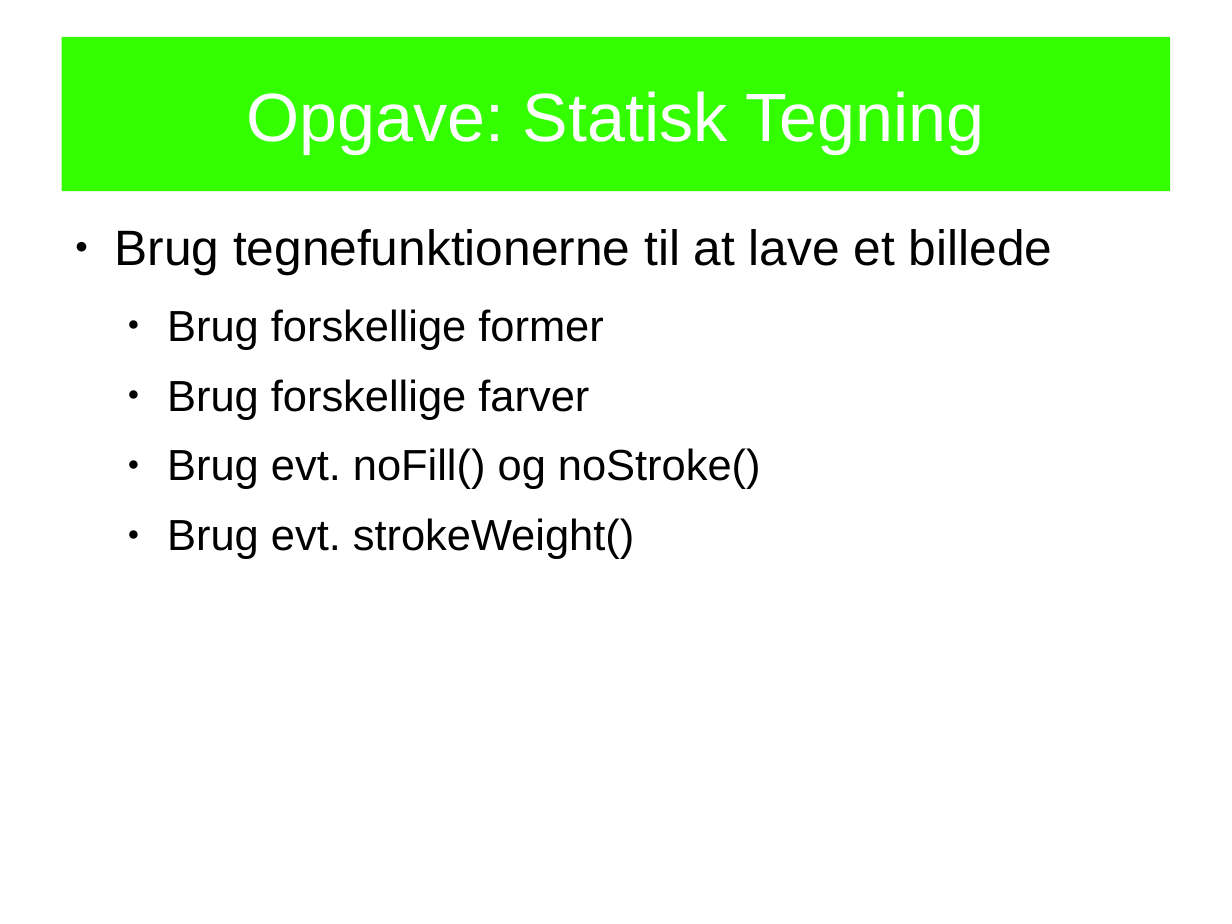
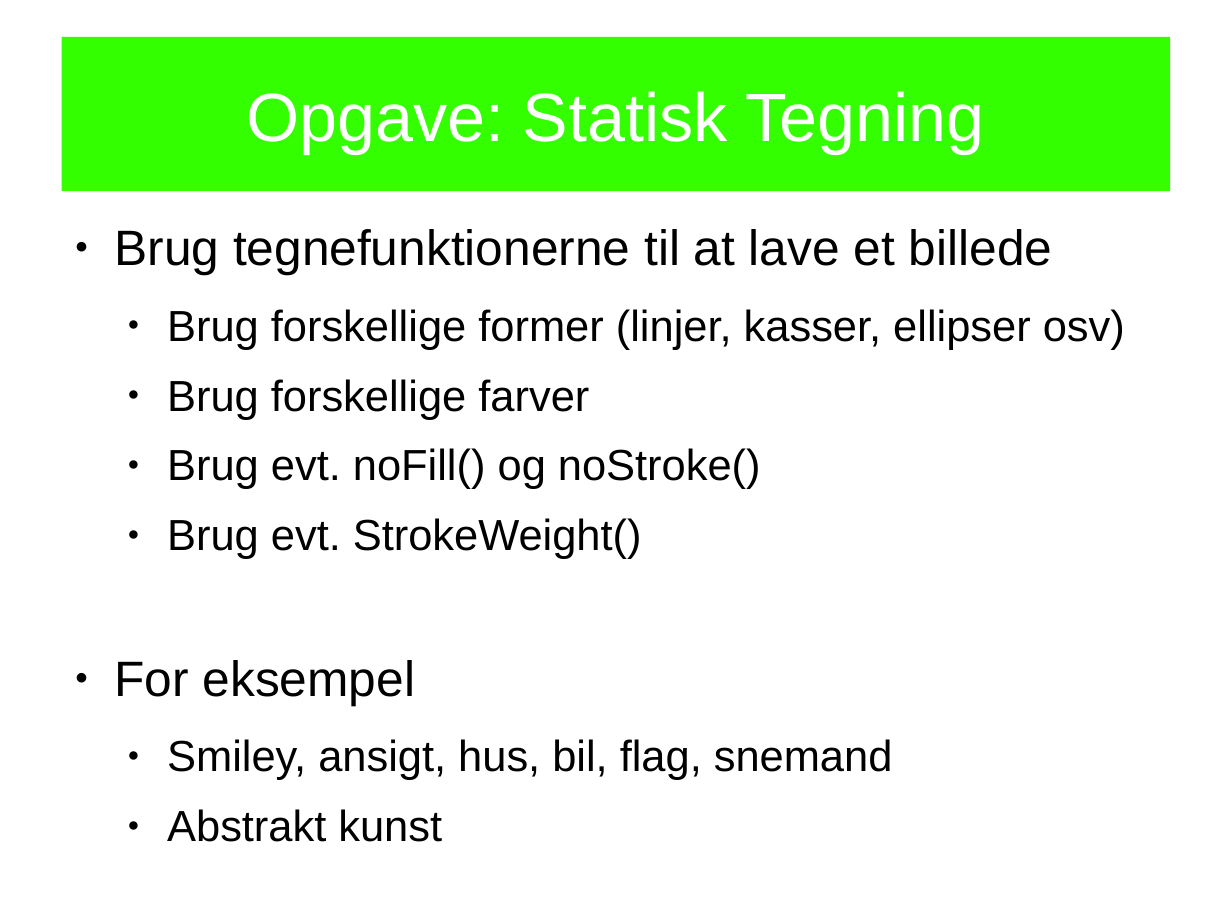
Before and after one commit to openspaceaarhus/Processing-workshops, a slide deck: slide 12 of slides/workshop1/workshop1.odp. Drawn at 1232x924 pixels with LibreOffice and Linux fonts; fonts in the diff are those of the drawing. Boxes give left, top, right and bottom in pixels: in the first picture for what was removed or moved away, otherwise in the second. Text is boxed around its words. In the diff, an @@ line names an element or a change of style, - is before the commit and + after.

```diff
--- a/slides/workshop1/workshop1.odp
+++ b/slides/workshop1/workshop1.odp
@@ text at [167,309,1125,350]: text changed @@
-  ● Brug forskellige former
+  ● Brug forskellige former (linjer, kasser, ellipser osv)
@@ text at [114,518,893,842]: text changed @@
-  ● Brug evt. strokeWeight()
+  ● Brug evt. StrokeWeight()
+● For eksempel
+  ● Smiley, ansigt, hus, bil, flag, snemand
+  ● Abstrakt kunst
```
Also in this commit, not shown: 6 other slides changed, 1 other file.
